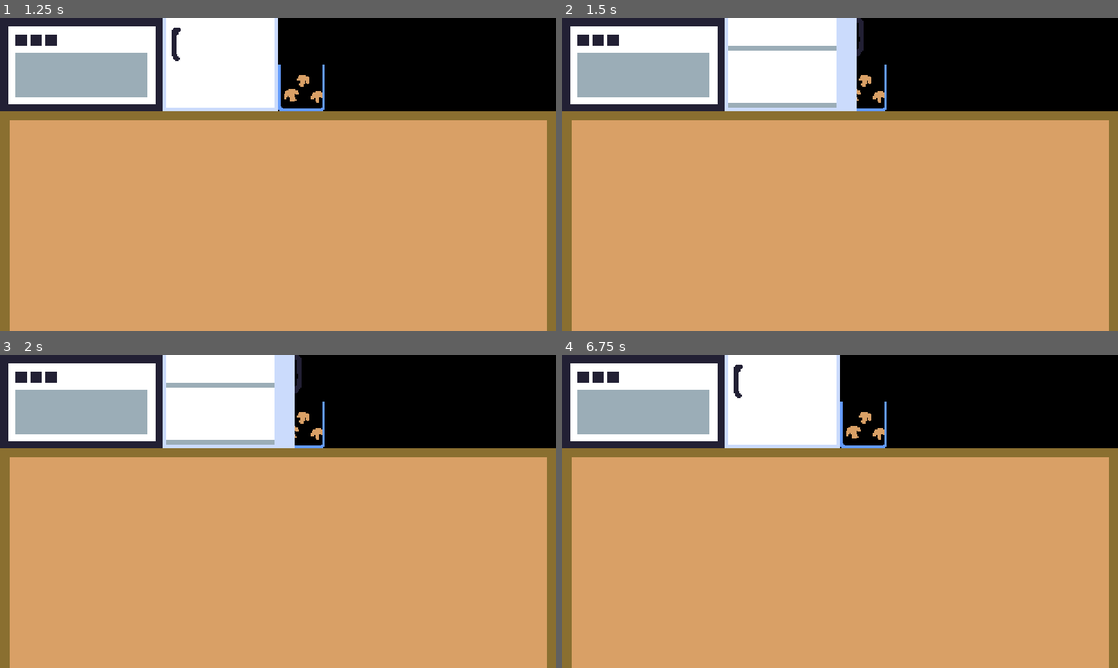
Above: before the commit, frames 1-4 (two rows, left to right).
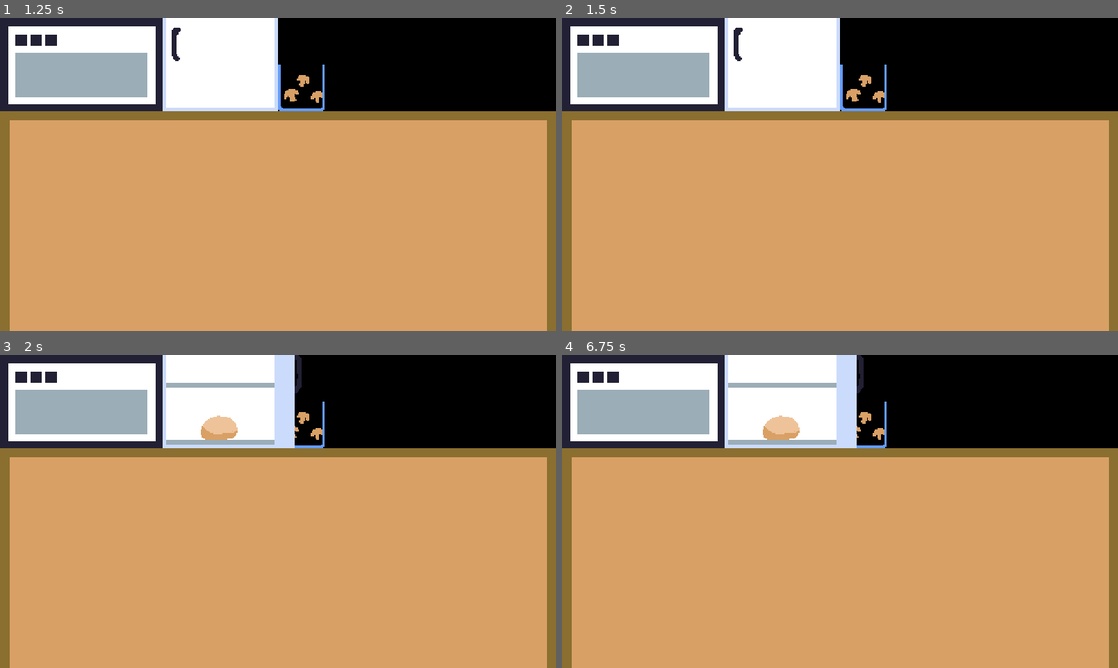
Above: after the commit, the same moments.

Repository: martindzejky/pizza-game
Game: Godot game, scene res://scenes/start.tscn
The game is run twice, just before and just after one commit, with the same random seed, the same clock (stepped at 60 frames per second) and the same inputs.
Inputs (mouse positions are in pixels of both pictures, inside the frame that each line leads up to):
- Up to frame 1 (1.25 s): click "Start" at 0.5 s
- Up to frame 2 (1.5 s): tap Enter at 1.25 s; move the mouse to (795, 64) at 1.27 s; click (795, 64) at 1.42 s
- Up to frame 3 (2 s): no input
- Up to frame 4 (6.75 s): tap Space at 2, 3.5, 5 s; move the mouse to (728, 527) at 2.02 s; click (728, 527) at 2.17 s; tap Enter at 2.75, 4.25 s; move the mouse to (895, 442) at 2.77 s; click (895, 442) at 2.92 s; move the mouse to (812, 574) at 3.52 s; click (812, 574) at 3.67 s; move the mouse to (1006, 558) at 4.27 s; click (1006, 558) at 4.42 s; move the mouse to (673, 464) at 5.02 s; click (673, 464) at 5.17 s; move the mouse to (867, 511) at 5.77 s; click (867, 511) at 5.92 s; move the mouse to (756, 433) at 6.52 s; click (756, 433) at 6.67 s

Frame 1 is identical in both runs. In frame 2, 1.7% of the frame differs, in the area x 29-55%, y 0-30%; in frame 3, 0.4%; in frame 4, 2.1%.

Commit message:
spawning dough in fridge

Diff:
--- /dev/null
+++ b/objects/dough/dough-fridge.tscn
@@ -0,0 +1,9 @@
+[gd_scene load_steps=2 format=3 uid="uid://b3hqp0hbr7y6r"]
+
+[ext_resource type="Texture2D" uid="uid://bjubtkw5ihv2n" path="res://sprites/dough.png" id="1_pxcur"]
+
+[node name="dough-fridge" type="Node2D" groups=["dough", "dough-fridge"]]
+
+[node name="sprite" type="Sprite2D" parent="."]
+texture = ExtResource("1_pxcur")
+offset = Vector2(0, -16)
--- /dev/null
+++ b/objects/dough/dough.tscn
@@ -0,0 +1,8 @@
+[gd_scene load_steps=2 format=3 uid="uid://k3ssjquq313h"]
+
+[ext_resource type="Texture2D" uid="uid://bjubtkw5ihv2n" path="res://sprites/dough.png" id="1_pxcur"]
+
+[node name="dough-fridge" type="Node2D" groups=["dough"]]
+
+[node name="sprite" type="Sprite2D" parent="."]
+texture = ExtResource("1_pxcur")
--- a/objects/fridge/fridge.gd
+++ b/objects/fridge/fridge.gd
@@ -2,6 +2,8 @@
 
 @export var closedSprite: Texture2D
 @export var openSprite: Texture2D
+
+@export var dough: PackedScene
 
 var isOpen: bool = false
 
@@ -9,9 +11,25 @@
 func _onInputEvent(viewport: Node, event: InputEvent, shapeId: int) -> void:
     if event is InputEventMouseButton:
         if event.button_index == MOUSE_BUTTON_LEFT:
-            if event.is_pressed():
-                isOpen = !isOpen
+            if not event.pressed:
                 if isOpen:
-                    texture = openSprite
+                    close()
                 else:
-                    texture = closedSprite
+                    open()
+
+# open the fridge and spawn a new dough
+func open() -> void:
+    isOpen = true
+    texture = openSprite
+
+    var newDough = dough.instantiate()
+    newDough.transform = $spawnPoint.transform
+    add_child(newDough)
+
+# close the fridge and destroy the dough inside if there is any
+func close() -> void:
+    isOpen = false
+    texture = closedSprite
+
+    for dough in get_tree().get_nodes_in_group("dough-fridge"):
+        dough.queue_free()
--- a/objects/fridge/fridge.tscn
+++ b/objects/fridge/fridge.tscn
@@ -1,8 +1,9 @@
-[gd_scene load_steps=5 format=3 uid="uid://c6cvlq2crfmo0"]
+[gd_scene load_steps=6 format=3 uid="uid://dhrhb8gv5s7nu"]
 
 [ext_resource type="Texture2D" uid="uid://cwqfkpqounhk6" path="res://sprites/fridge.png" id="1_m8jrv"]
 [ext_resource type="Script" path="res://objects/fridge/fridge.gd" id="2_kx2wi"]
 [ext_resource type="Texture2D" uid="uid://27uc1od6otaj" path="res://sprites/fridge-open.png" id="3_3qr2c"]
+[ext_resource type="PackedScene" uid="uid://b3hqp0hbr7y6r" path="res://objects/dough/dough-fridge.tscn" id="4_fe6d4"]
 
 [sub_resource type="RectangleShape2D" id="RectangleShape2D_m5itk"]
 size = Vector2(120, 80)
@@ -13,11 +14,15 @@
 script = ExtResource("2_kx2wi")
 closedSprite = ExtResource("1_m8jrv")
 openSprite = ExtResource("3_3qr2c")
+dough = ExtResource("4_fe6d4")
 
-[node name="click-area" type="Area2D" parent="."]
+[node name="clickArea" type="Area2D" parent="."]
 position = Vector2(60, 40)
 
-[node name="shape" type="CollisionShape2D" parent="click-area"]
+[node name="shape" type="CollisionShape2D" parent="clickArea"]
 shape = SubResource("RectangleShape2D_m5itk")
 
-[connection signal="input_event" from="click-area" to="." method="_onInputEvent"]
+[node name="spawnPoint" type="Marker2D" parent="."]
+position = Vector2(49, 73)
+
+[connection signal="input_event" from="clickArea" to="." method="_onInputEvent"]
--- a/scenes/start.tscn
+++ b/scenes/start.tscn
@@ -27,9 +27,9 @@
 offset_bottom = 260.0
 
 [node name="title" type="Label" parent="ui/margin/items"]
-offset_top = 48.0
+offset_top = 47.0
 offset_right = 460.0
-offset_bottom = 71.0
+offset_bottom = 72.0
 grow_horizontal = 2
 pivot_offset = Vector2(240, 30)
 size_flags_vertical = 6
Not shown: 1 places in scenes/level.tscn that only renumber resources
Binary file added: sprites/dough.aseprite
Binary file added: sprites/dough.png
Not shown, added: sprites/dough.png.import
